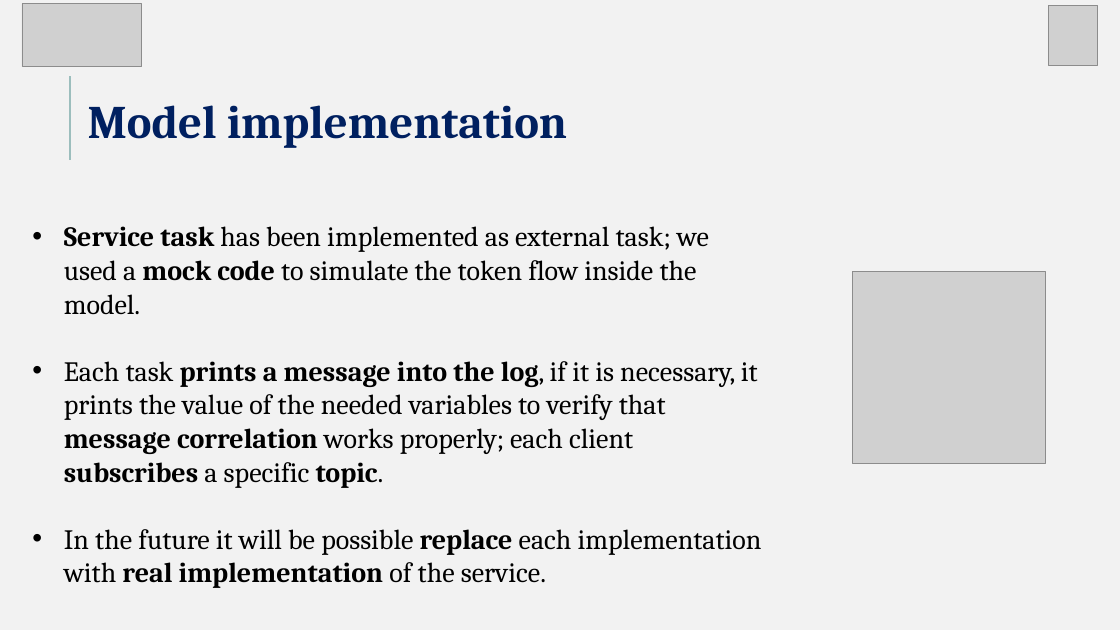
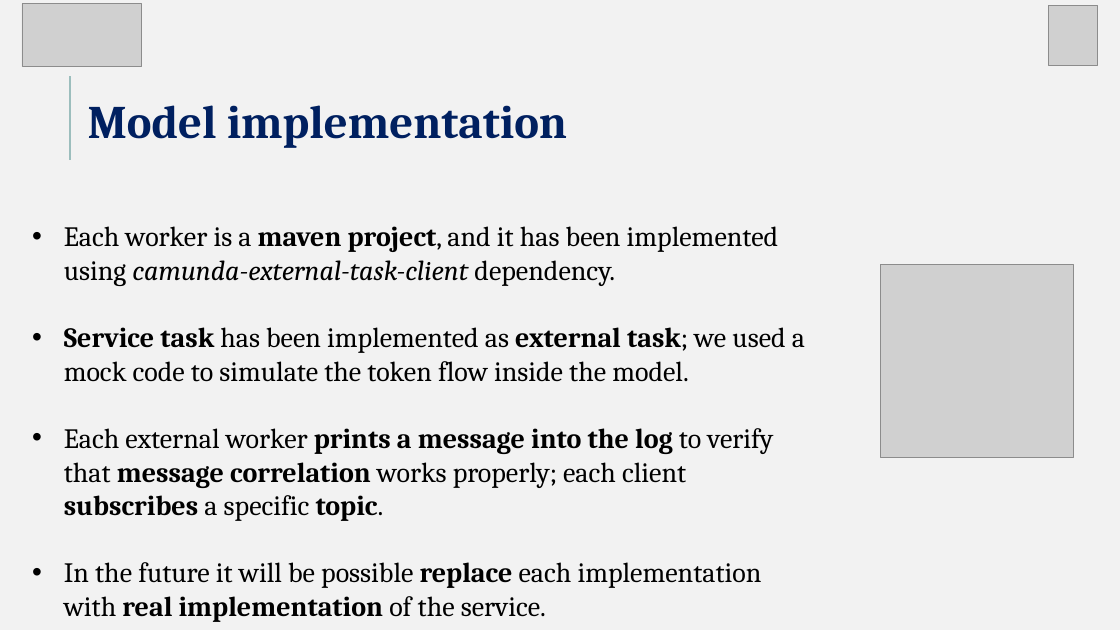
Before and after one commit to Matteoa99/ESI_project, a slide deck: slide 4 of ESI_presentation.pptx (slide 3 before the commit). Drawn at 1120x630 pixels with LibreOffice and Linux fonts; fonts in the diff are those of the drawing; grey boxes stand for pictures. Boxes give left, top, right and bottom in pixels: in the first picture for what was removed or moved away, otherwise in the second. Text is boxed around its words. In the diff, an @@ line names an element or a change of style, - is before the commit and + after.

```diff
--- a/ESI_presentation.pptx
+++ b/ESI_presentation.pptx
@@ text at <box>64,226,778,286</box>: paragraph added @@
+• Each worker is a maven project, and it has been implemented using camunda-external-task-client dependency.
@@ picture: place and size @@
-picture at <box>853,271,1045,464</box>
+picture at <box>881,265,1073,457</box>
@@ text at <box>64,327,805,382</box>: bold on in "external task;"; bold off in "mock code" @@
@@ text at <box>64,428,773,521</box>: text changed @@
-• Each task prints a message into the log, if it is necessary, it prints the value of the needed variables to verify that message correlation works properly; each client subscribes a specific topic.
+• Each external worker prints a message into the log to verify that message correlation works properly; each client subscribes a specific topic.
```
Also in this commit, not shown: 3 other slides changed, 3 other files.
